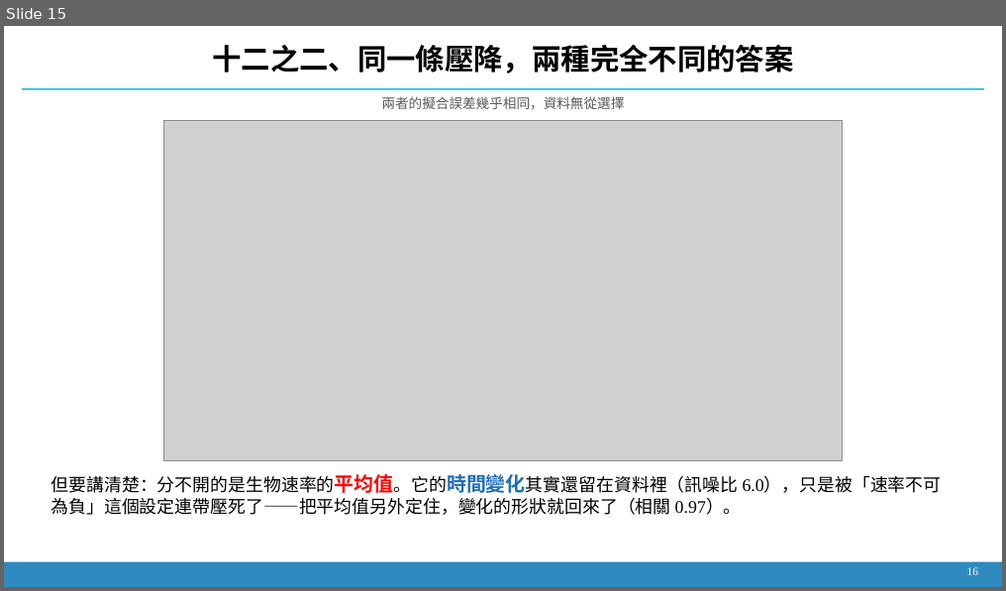
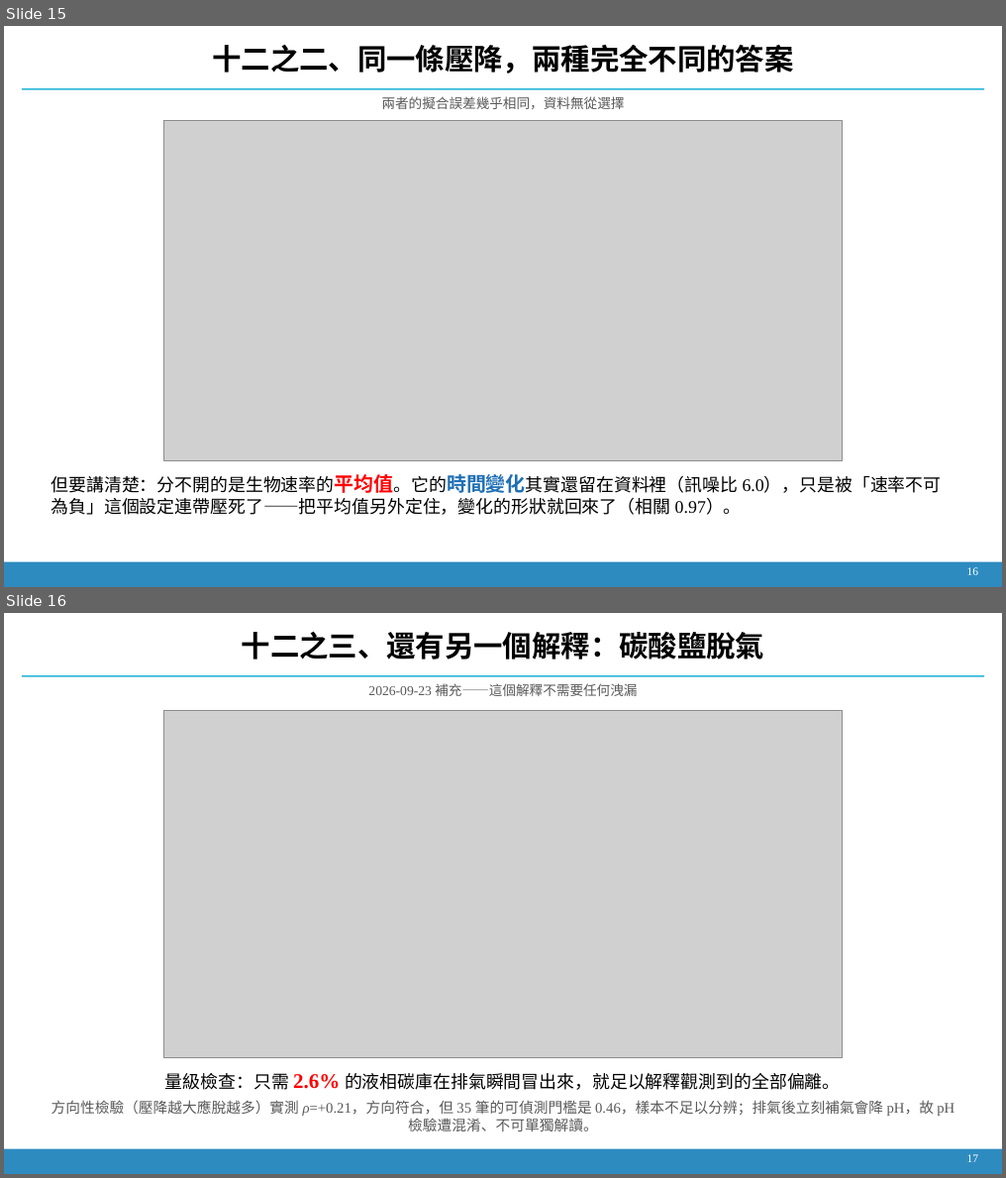
Before and after one commit to Yutou0601/Bioreactor-Edge-AI, a slide deck: docs/decks/簡報_2026-09-21_氫氣流失與壓降歸因.pptx. Shown one above the other, each under a label of ours: slide 15 before the commit, slides 15 and 16 after it. The pictures are 1006x591 and 1006x1178 pixels, drawn with LibreOffice and Linux fonts; fonts in the diff are those of the drawing; grey boxes stand for pictures. Boxes give left, top, right and bottom in pixels: in the first picture for what was removed or moved away, otherwise in the second. Text is boxed around its words. In the diff, an @@ line names an element or a change of style, - is before the commit and + after.

```diff
--- a/docs/decks/簡報_2026-09-21_氫氣流失與壓降歸因.pptx
+++ b/docs/decks/簡報_2026-09-21_氫氣流失與壓降歸因.pptx
@@ slide 16 added at (4, 613, 1002, 1174), background #FFFFFF @@
@@ text added at (242, 632, 764, 660), 28 pt, text #000000, bold @@
+十二之三、還有另一個解釋：碳酸鹽脫氣
@@ rectangle added at (22, 675, 985, 676), fill #2AB6D8 @@
@@ text added at (368, 683, 637, 696), 13 pt, text #595959 @@
+2026-09-23 補充——這個解釋不需要任何洩漏
@@ picture added at (164, 710, 843, 1059) @@
@@ text added at (52, 1073, 954, 1132), 14 pt, text #595959 @@
+量級檢查：只需 2.6% 的液相碳庫在排氣瞬間冒出來，就足以解釋觀測到的全部偏離。
+方向性檢驗（壓降越大應脫越多）實測 ρ=+0.21，方向符合，但 35 筆的可偵測門檻是 0.46，樣本不足以分辨；排氣後立刻補氣會降 pH，故 pH 檢驗遭混淆、不可單獨解讀。
@@ rectangle added at (4, 1150, 1002, 1174), fill #2E8BC0 @@
@@ text added at (967, 1155, 979, 1162), 11 pt, text #FFFFFF @@
+17
```
Also in this commit, not shown: 6 slides changed, 1 other slide added, 8 other files.
